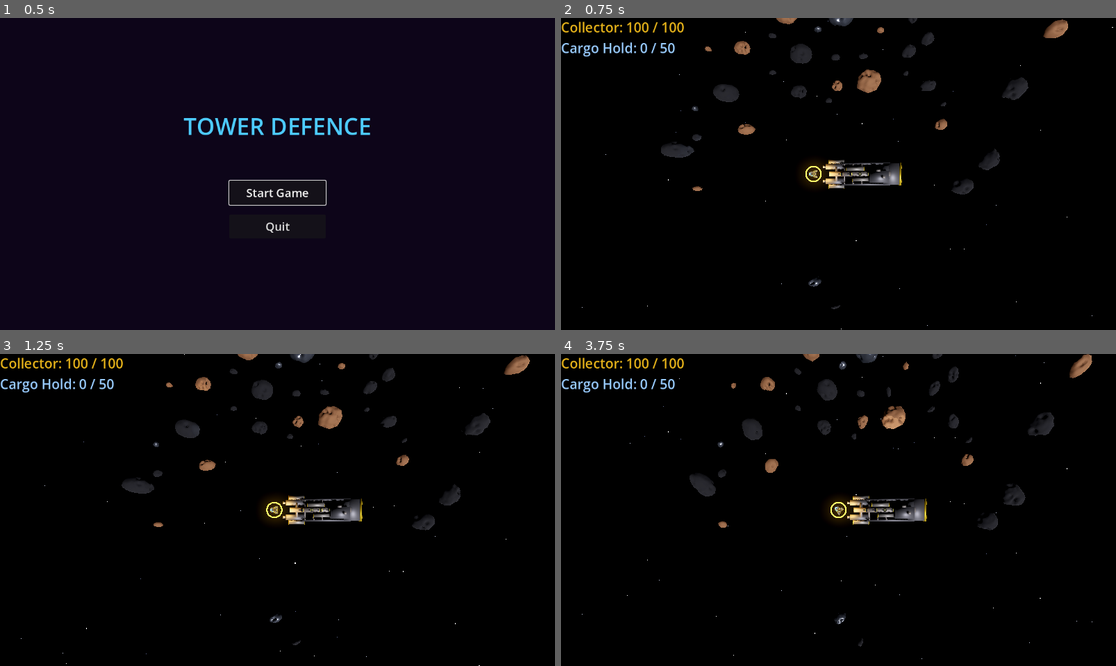
Above: before the commit, frames 1-4 (two rows, left to right).
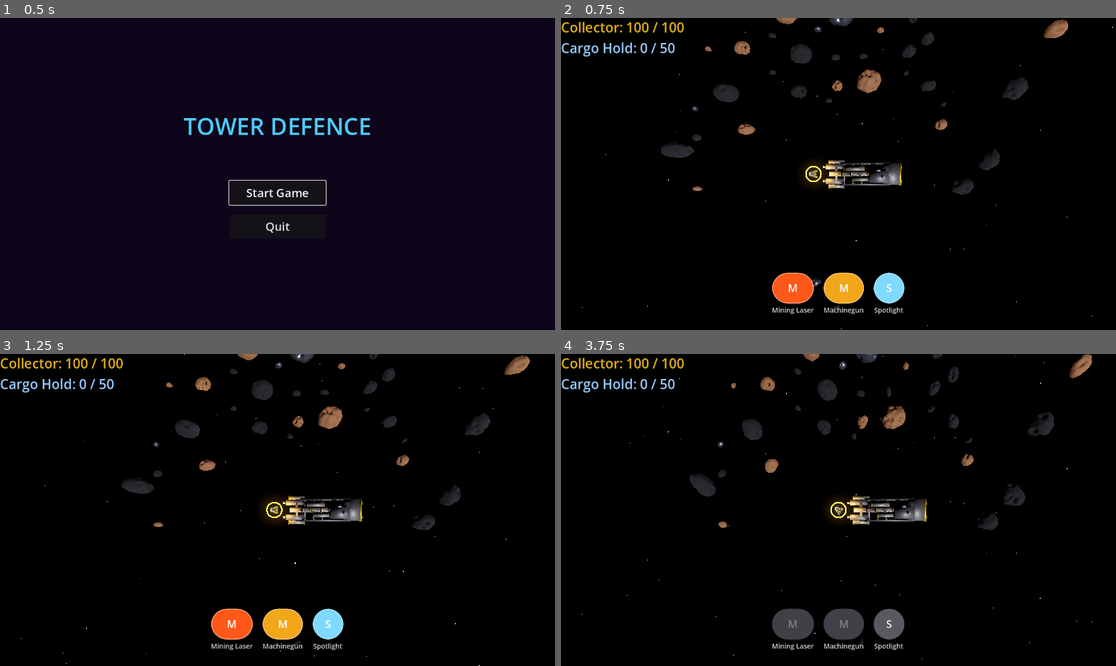
Above: after the commit, the same moments.

Repository: rgjhawkins/towerdefence
Game: Godot game, scene res://main_menu.tscn
The game is run twice, just before and just after one commit, with the same random seed, the same clock (stepped at 60 frames per second) and the same inputs.
Inputs (mouse positions are in pixels of both pictures, inside the frame that each line leads up to):
- Up to frame 1 (0.5 s): no input
- Up to frame 2 (0.75 s): click "Start Game" at 0.5 s
- Up to frame 3 (1.25 s): no input
- Up to frame 4 (3.75 s): click (794, 625) at 1.25 s, where only the run after the commit has a clickable "M"; click (844, 625) at 2 s, where only the run after the commit has a clickable "M"; click (888, 625) at 2.75 s, where only the run after the commit has a clickable "S"; hold D from 3.53 s (still down)

Frame 1 is identical in both runs. In frame 2, 1.9% of the frame differs, in the area x 37-62%, y 81-95%; in frame 3, 1.9%; in frame 4, 2.0%, in the area x 38-62%, y 17-95%.

Commit message:
Add turret toggle buttons to HUD
- Turret base: active property with setter, _on_deactivated/_on_activated
  virtuals, get_icon_color virtual
- MachinegunTurret/MiningLaserTurret/SpotlightTurret: icon colours and
  deactivation cleanup (hide effects, stop audio, clear target)
- CollectorShip: tracks turret instances in _turrets, exposes get_turrets()
- HUD: round icon buttons at bottom-centre, one per turret. Click toggles
  active state and updates button colour (bright=active, grey=inactive)

Co-Authored-By: Claude Sonnet 4.6 <noreply@anthropic.com>

Diff:
--- a/collector_ship.gd
+++ b/collector_ship.gd
@@ -56,6 +56,7 @@
 var _attached_bugs: Array = []
 var _hardpoint_a: Node3D = null  # Mining laser
 var _hardpoint_b: Node3D = null  # Defensive gun
+var _turrets: Array = []         # All Turret instances on this ship
 var velocity: Vector3 = Vector3.ZERO
 var is_thrusting: bool = false
 var is_tractoring: bool = false
@@ -203,18 +204,27 @@
 	var mining_laser := MiningLaserTurret.new()
 	_hardpoint_a.add_child(mining_laser)
 	mining_laser.asteroid_mined.connect(func(pos: Vector3) -> void: asteroid_mined.emit(pos))
+	_turrets.append(mining_laser)
 
 	# Hardpoint B — machinegun on top of the ship, slightly rear
 	_hardpoint_b = Node3D.new()
 	_hardpoint_b.position = Vector3(0.0, 0.35, 0.15)
 	get_node("Ship").add_child(_hardpoint_b)
-	_hardpoint_b.add_child(MachinegunTurret.new())
+	var machinegun := MachinegunTurret.new()
+	_hardpoint_b.add_child(machinegun)
+	_turrets.append(machinegun)
 
 	# Hardpoint C — spotlight on the front underside
 	var hardpoint_c := Node3D.new()
 	hardpoint_c.position = Vector3(0.0, -0.15, -0.45)
 	get_node("Ship").add_child(hardpoint_c)
-	hardpoint_c.add_child(SpotlightTurret.new())
+	var spotlight := SpotlightTurret.new()
+	hardpoint_c.add_child(spotlight)
+	_turrets.append(spotlight)
+
+
+func get_turrets() -> Array:
+	return _turrets
 
 
 func _process_tractor_beam(delta: float) -> void:
--- a/collector_turret_base.gd
+++ b/collector_turret_base.gd
@@ -23,8 +23,34 @@
 	pass
 
 
+## Override to return the button colour shown in the HUD.
+func get_icon_color() -> Color:
+	return Color(0.5, 0.5, 0.5)
+
+
+## Called when the turret is deactivated — override to hide effects/stop audio.
+func _on_deactivated() -> void:
+	pass
+
+
+## Called when the turret is reactivated.
+func _on_activated() -> void:
+	pass
+
+
+var active: bool = true:
+	set(value):
+		active = value
+		if not active:
+			_release_target()
+			_on_deactivated()
+		else:
+			_on_activated()
+
+
 func _process(delta: float) -> void:
-	_update(delta)
+	if active:
+		_update(delta)
 
 
 func _exit_tree() -> void:
--- a/hud.gd
+++ b/hud.gd
@@ -3,6 +3,7 @@
 
 @onready var collector_health_label: Label = $CollectorContainer/VBox/CollectorHealthLabel
 @onready var cargo_label: Label = $CollectorContainer/VBox/CargoLabel
+@onready var turret_buttons: HBoxContainer = $TurretBar/TurretButtons
 
 var collector_health: float = 100.0
 var max_collector_health: float = 100.0
@@ -10,7 +11,14 @@
 var cargo_capacity: int = 50
 
 # Set by GameManager after collector ship is spawned
-var collector_ship: CollectorShip = null
+var collector_ship: CollectorShip = null:
+	set(value):
+		collector_ship = value
+		if collector_ship:
+			_build_turret_bar()
+
+# Maps Turret → Button so we can update style on toggle
+var _turret_buttons: Dictionary = {}
 
 
 func _ready() -> void:
@@ -28,3 +36,76 @@
 	cargo_current = current
 	cargo_capacity = capacity
 	cargo_label.text = "Cargo Hold: %d / %d" % [cargo_current, cargo_capacity]
+
+
+# ── Turret bar ────────────────────────────────────────────────────────────────
+
+func _build_turret_bar() -> void:
+	# Clear any existing buttons
+	for child in turret_buttons.get_children():
+		child.queue_free()
+	_turret_buttons.clear()
+
+	for turret in collector_ship.get_turrets():
+		var slot := _make_turret_slot(turret)
+		turret_buttons.add_child(slot)
+
+
+func _make_turret_slot(turret: Turret) -> Control:
+	var vbox := VBoxContainer.new()
+	vbox.alignment = BoxContainer.ALIGNMENT_CENTER
+
+	var btn := Button.new()
+	btn.custom_minimum_size = Vector2(64, 64)
+	btn.focus_mode = Control.FOCUS_NONE
+	_apply_button_style(btn, turret, true)
+	btn.pressed.connect(_on_turret_toggled.bind(turret, btn))
+
+	var label := Label.new()
+	label.text = turret.get_turret_name()
+	label.horizontal_alignment = HORIZONTAL_ALIGNMENT_CENTER
+	label.add_theme_color_override("font_color", Color(0.85, 0.85, 0.85))
+	label.add_theme_font_size_override("font_size", 14)
+
+	vbox.add_child(btn)
+	vbox.add_child(label)
+	_turret_buttons[turret] = btn
+	return vbox
+
+
+func _apply_button_style(btn: Button, turret: Turret, is_active: bool) -> void:
+	var color: Color = turret.get_icon_color() if is_active else Color(0.25, 0.25, 0.28)
+
+	var style_normal := StyleBoxFlat.new()
+	style_normal.corner_radius_top_left     = 32
+	style_normal.corner_radius_top_right    = 32
+	style_normal.corner_radius_bottom_left  = 32
+	style_normal.corner_radius_bottom_right = 32
+	style_normal.bg_color = color
+	if is_active:
+		style_normal.border_width_top    = 2
+		style_normal.border_width_bottom = 2
+		style_normal.border_width_left   = 2
+		style_normal.border_width_right  = 2
+		style_normal.border_color = color.lightened(0.4)
+
+	var style_hover := style_normal.duplicate() as StyleBoxFlat
+	style_hover.bg_color = color.lightened(0.15) if is_active else Color(0.35, 0.35, 0.38)
+
+	var style_pressed := style_normal.duplicate() as StyleBoxFlat
+	style_pressed.bg_color = color.darkened(0.2)
+
+	btn.add_theme_stylebox_override("normal",   style_normal)
+	btn.add_theme_stylebox_override("hover",    style_hover)
+	btn.add_theme_stylebox_override("pressed",  style_pressed)
+	btn.add_theme_stylebox_override("focus",    style_normal)
+
+	# Icon letter centred on the button
+	btn.text = turret.get_turret_name().left(1)
+	btn.add_theme_color_override("font_color", Color.WHITE if is_active else Color(0.5, 0.5, 0.5))
+	btn.add_theme_font_size_override("font_size", 22)
+
+
+func _on_turret_toggled(turret: Turret, btn: Button) -> void:
+	turret.active = not turret.active
+	_apply_button_style(btn, turret, turret.active)
--- a/hud.tscn
+++ b/hud.tscn
@@ -24,3 +24,19 @@
 theme_override_colors/font_color = Color(0.6, 0.8, 1, 1)
 theme_override_font_sizes/font_size = 28
 text = "Cargo Hold: 0 / 50"
+
+[node name="TurretBar" type="MarginContainer" parent="."]
+anchor_left = 0.5
+anchor_top = 1.0
+anchor_right = 0.5
+anchor_bottom = 1.0
+grow_horizontal = 2
+offset_left = -300.0
+offset_top = -130.0
+offset_right = 300.0
+offset_bottom = -20.0
+
+[node name="TurretButtons" type="HBoxContainer" parent="TurretBar"]
+layout_mode = 2
+alignment = 1
+theme_override_constants/separation = 20
--- a/machinegun_turret.gd
+++ b/machinegun_turret.gd
@@ -25,6 +25,12 @@
 
 func get_turret_name() -> String:
 	return "Machinegun"
+
+func get_icon_color() -> Color:
+	return Color(0.95, 0.65, 0.1)
+
+func _on_deactivated() -> void:
+	_target = null
 
 
 func _ready() -> void:
--- a/mining_laser_turret.gd
+++ b/mining_laser_turret.gd
@@ -24,6 +24,16 @@
 
 func get_turret_name() -> String:
 	return "Mining Laser"
+
+func get_icon_color() -> Color:
+	return Color(1.0, 0.35, 0.1)
+
+func _on_deactivated() -> void:
+	_mining_target = null
+	_laser_beam.visible  = false
+	_impact_glow.visible = false
+	if _audio.playing:
+		_audio.stop()
 
 
 func _ready() -> void:
--- a/spotlight_turret.gd
+++ b/spotlight_turret.gd
@@ -15,6 +15,13 @@
 
 func get_turret_name() -> String:
 	return "Spotlight"
+
+func get_icon_color() -> Color:
+	return Color(0.5, 0.85, 1.0)
+
+func _on_deactivated() -> void:
+	_target = null
+	_light.visible = false
 
 
 func _ready() -> void:
